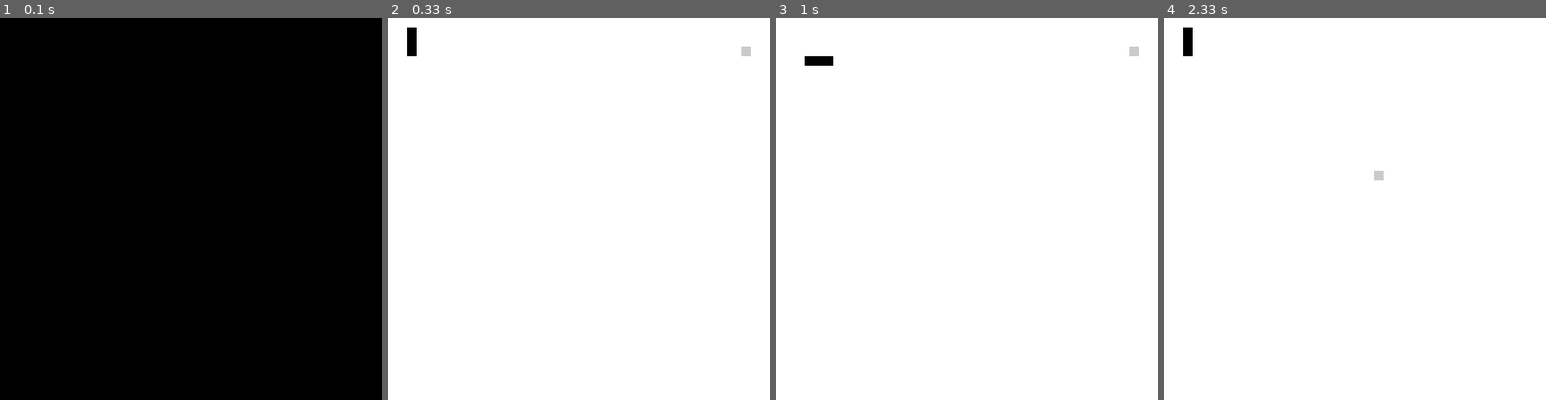
Above: before the commit, frames 1-4 (left to right).
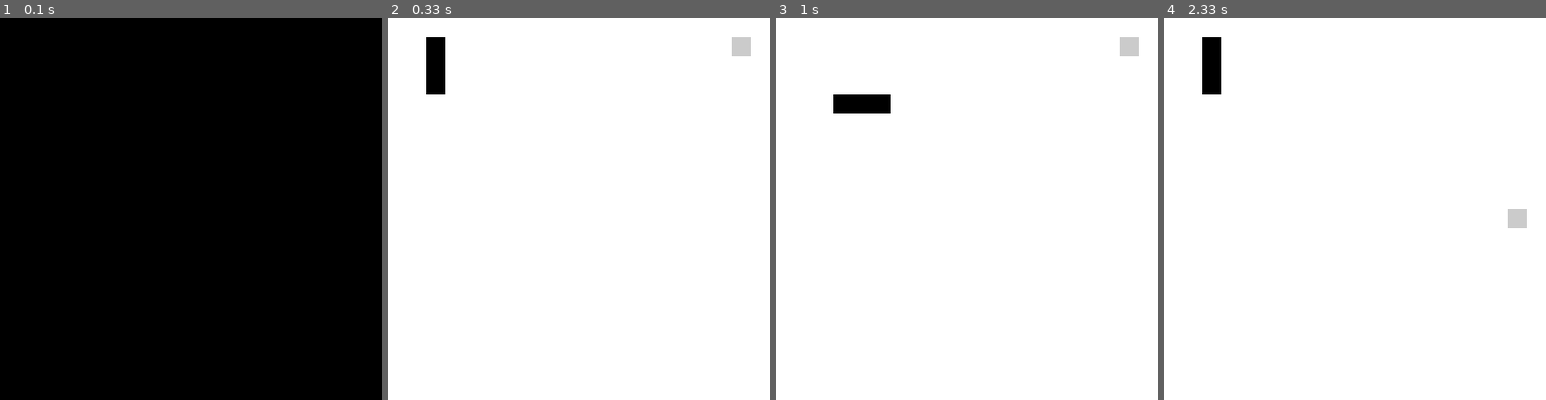
Above: after the commit, the same moments.

Repository: dicruzcar/Snake-Public
Game: pygame game, started from main.py
The game is run twice, just before and just after one commit, with the same random seed, the same clock (stepped at 60 frames per second) and the same inputs.
Inputs:
- Up to frame 1 (0.1 s): no input
- Up to frame 2 (0.33 s): no input
- Up to frame 3 (1 s): hold Right 0.33-0.8 s; hold Up from 0.83 s (still down); tap Space at 0.9 s
- Up to frame 4 (2.33 s): release Up at 1.18 s; hold Right 1.22-1.68 s; tap Space at 1.28, 1.78 s; hold Left from 1.72 s (still down)

Frame 1 is identical in both runs. In frame 2, 1.1% of the frame differs, in the area x 5-95%, y 2-20%; in frame 3, 1.1%; in frame 4, 1.2%, in the area x 5-95%, y 2-55%.

Commit message:
Basic pixel unit setted to 20

Diff:
--- a/pygame_entities/game.py
+++ b/pygame_entities/game.py
@@ -16,7 +16,7 @@
         self.width = width
         self.height = height
         self.background = (255,255,255)
-        self.basic_pixel_unit = 10
+        self.basic_pixel_unit = 20
         self.world_width = width / self.basic_pixel_unit
         self.world_height = height / self.basic_pixel_unit
         self.snake_body_unit_size = self.basic_pixel_unit
